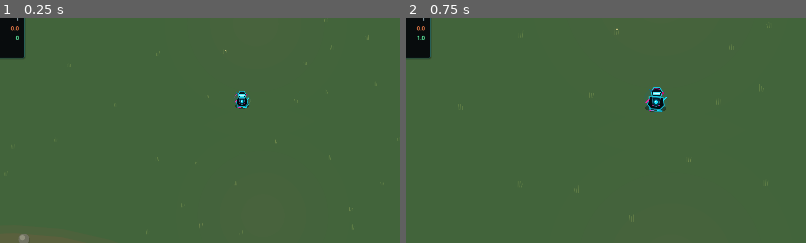
Above: before the commit, frames 1-2 (left to right).
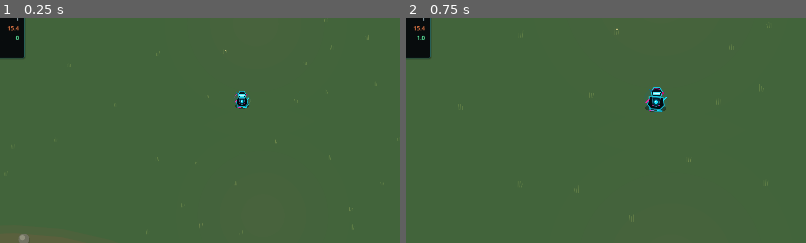
Above: after the commit, the same moments.

Repository: Quest79/GodotVSCodex
Game: Godot game, scene res://scenes/main/game.tscn
The game is run twice, just before and just after one commit, with the same random seed, the same clock (stepped at 60 frames per second) and the same inputs.
Inputs (mouse positions are % of the whole screen's width and height, from its top left):
- Up to frame 1 (0.25 s): no input
- Up to frame 2 (0.75 s): tap Enter at 0.5 s; move the mouse to (72, 45) at 0.52 s; hold D (move_right) from 0.53 s (still down); hold Z (cycle_camera_zoom) from 0.53 s (still down); click (72, 45) at 0.67 s
The pictures show only the part of the screen within x 20-70%, y 32-82%; the shares and areas given below are measured in that part.

The runs differ from the first frame. In frame 1, less than 0.1% of the frame differs, in the area x 2-5%, y 3-6%; in frame 2, less than 0.1%.
Error before the commit: Parse Error: Too many arguments for "setup()" call. Expected at most 14 but received 17. (res://scenes/combat/auto_weapon.gd:65)

Commit message:
Add Chain Lightning jump behavior

Diff:
--- a/scenes/combat/projectile.gd
+++ b/scenes/combat/projectile.gd
@@ -3,6 +3,7 @@
 
 const FIRE_EXPLOSION_FX := preload("res://scenes/combat/fire_explosion_fx.gd")
 const PROJECTILE_IMPACT_FX := preload("res://scenes/combat/projectile_impact_fx.gd")
+const LIGHTNING_ARC_FX := preload("res://scenes/combat/lightning_arc_fx.gd")
 const HIT_TARGET_REACQUIRE_DELAY := 0.02
 const HIT_TARGET_DAMAGE_COOLDOWN := 0.5
 
@@ -19,6 +20,9 @@
 var burn_damage_per_second := 0.0
 var chill_duration := 0.0
 var freeze_buildup_multiplier := 0.0
+var chain_count := 0
+var chain_radius := 0.0
+var chain_damage_multiplier := 1.0
 var recent_hit_target_ref: WeakRef
 var recent_hit_reacquire_delay := 0.0
 var flight_time := 0.0
@@ -31,7 +35,7 @@
 func _ready() -> void:
 	body_entered.connect(_on_body_entered)
 
-func setup(new_direction: Vector2, new_damage: float, new_sp …(281 unchanged characters)… .0, new_freeze_buildup_multiplier := 0.0) -> void:
+func setup(new_direction: Vector2, new_damage: float, new_sp …(281 unchanged characters)… .0, new_freeze_buildup_multiplier := 0.0, new_chain_count := 0, new_chain_radius := 0.0, new_chain_damage_multiplier := 1.0) -> void:
 	direction = new_direction.normalized()
 	damage = new_damage
 	speed = new_speed
@@ -46,6 +50,9 @@
 	burn_damage_per_second = new_burn_damage_per_second
 	chill_duration = new_chill_duration
 	freeze_buildup_multiplier = new_freeze_buildup_multiplier
+	chain_count = maxi(new_chain_count, 0)
+	chain_radius = maxf(new_chain_radius, 0.0)
+	chain_damage_multiplier = maxf(new_chain_damage_multiplier, 0.0)
 	rotation = direction.angle()
 	$Visual.configure(skill_id)
 
@@ -89,7 +96,10 @@
 	_record_target_hit(target_id)
 	var damage_dealt := health.take_damage(damage)
 	GameEvents.damage_dealt.emit(damage_dealt, String(skill_id))
-	_spawn_hit_feedback(collider as Node2D, contact_position, damage_dealt)
+	var hit_node := collider as Node2D
+	_spawn_hit_feedback(hit_node, contact_position, damage_dealt)
+	if chain_count > 0 and hit_node and _element_for_skill() == &"shocked":
+		_chain_lightning_from(hit_node)
 	if remaining_pierces > 0:
 		remaining_pierces -= 1
 		var hit_enemy := collider as Node2D
@@ -103,6 +113,50 @@
 	_explode(collider)
 	queue_free()
 	return true
+
+func _chain_lightning_from(first_target: Node2D) -> void:
+	if chain_count <= 0 or chain_radius <= 0.0:
+		return
+	var current_target := first_target as Enemy
+	if not is_instance_valid(current_target):
+		return
+	var visited: Dictionary[int, bool] = {current_target.get_instance_id(): true}
+	var jump_damage := damage * chain_damage_multiplier
+	for _jump_index in range(chain_count):
+		var current_position := current_target.global_position
+		var next_target := _find_chain_target(current_position, visited)
+		if not is_instance_valid(next_target):
+			break
+		var next_position := next_target.global_position
+		_spawn_lightning_arc(current_position, next_position)
+		var damage_dealt := next_target.health.take_damage(jump_damage)
+		GameEvents.damage_dealt.emit(damage_dealt, String(skill_id))
+		var jump_direction := current_position.direction_to(next_position)
+		_spawn_hit_feedback(next_target, next_position, damage_dealt, jump_direction)
+		visited[next_target.get_instance_id()] = true
+		current_target = next_target
+		jump_damage *= chain_damage_multiplier
+
+
+func _find_chain_target(origin: Vector2, visited: Dictionary[int, bool]) -> Enemy:
+	var nearest: Enemy
+	var nearest_distance_squared := INF
+	for candidate in EnemyRegistry.get_in_radius(origin, chain_radius):
+		var candidate_id := candidate.get_instance_id()
+		if visited.has(candidate_id):
+			continue
+		var distance_squared := origin.distance_squared_to(candidate.global_position)
+		if distance_squared < nearest_distance_squared:
+			nearest = candidate
+			nearest_distance_squared = distance_squared
+	return nearest
+
+
+func _spawn_lightning_arc(start: Vector2, finish: Vector2) -> void:
+	var arc := LIGHTNING_ARC_FX.new() as LightningArcFX
+	get_tree().current_scene.add_child(arc)
+	arc.configure(start, finish)
+
 
 func _get_homing_target() -> Node2D:
 	if not homing_target_ref:
@@ -188,6 +242,6 @@
 			return &"burning"
 		&"ice", &"frost", &"blizzard", &"ice_shard":
 			return &"chilled"
-		&"lightning", &"storm", &"shock":
+		&"lightning", &"storm", &"shock", &"chain_lightning":
 			return &"shocked"
 	return &""
